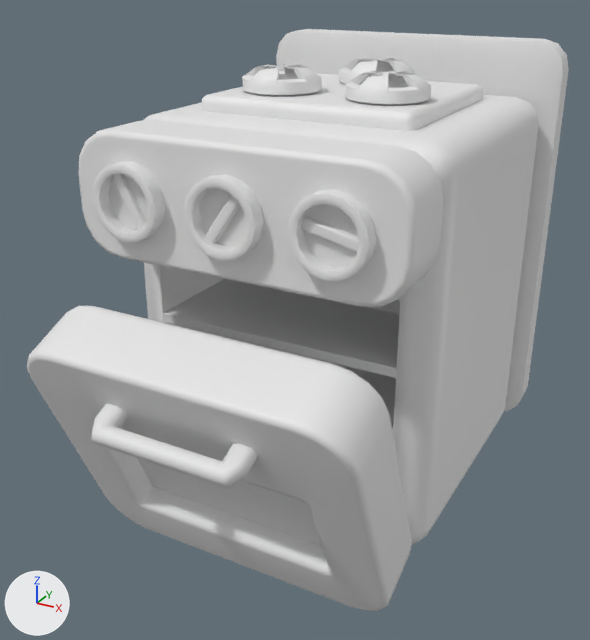
The FBX model Assets/Project/Art/Models/Firin.fbx: old version first, new version second.
One viewpoint serves both versions: a 50 mm lens placed at (4.36, -6.96, 6.45), pointed at (-0.13, 1.2, 2.37). The lights are fixed; the arrows at lower left show +X, +Y and +Z. Materials are left out; every surface is plain grey.

Objects in the first picture: 'BiAmcik', 'Cube'.
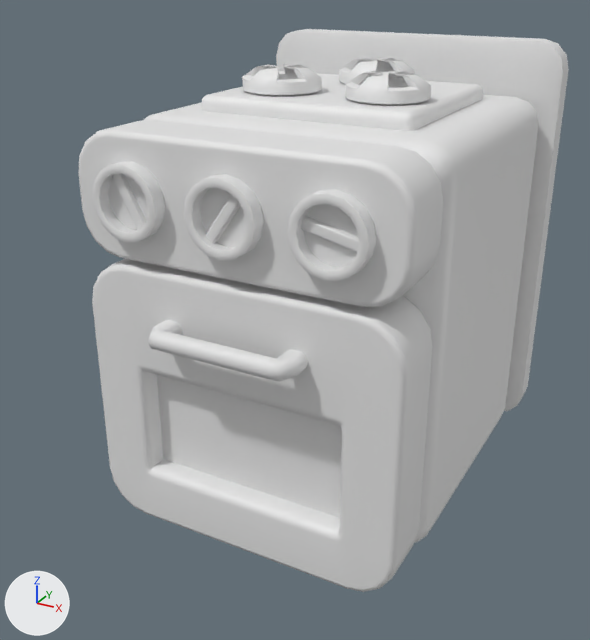
The newer file is also turned or shifted as a whole; pictures and numbers use the older file's frame.

Boxes [x1, y1, x2, y2] around the edits, measured in the pictures (590 x 640 px):
'BiAmcik', turned: before [27, 305, 412, 611]; after [92, 259, 432, 592]

Patch to the scene script:
```diff
--- a/Assets/Project/Art/Models/Firin.fbx.py
+++ b/Assets/Project/Art/Models/Firin.fbx.py
@@ ob_biamcik @@
 ob_biamcik.location = (0.0, 0.36, 0.03)
-ob_biamcik.rotation_euler = (0.406, 0.0, 0.0)  # degrees (23, 0, 0)
```
